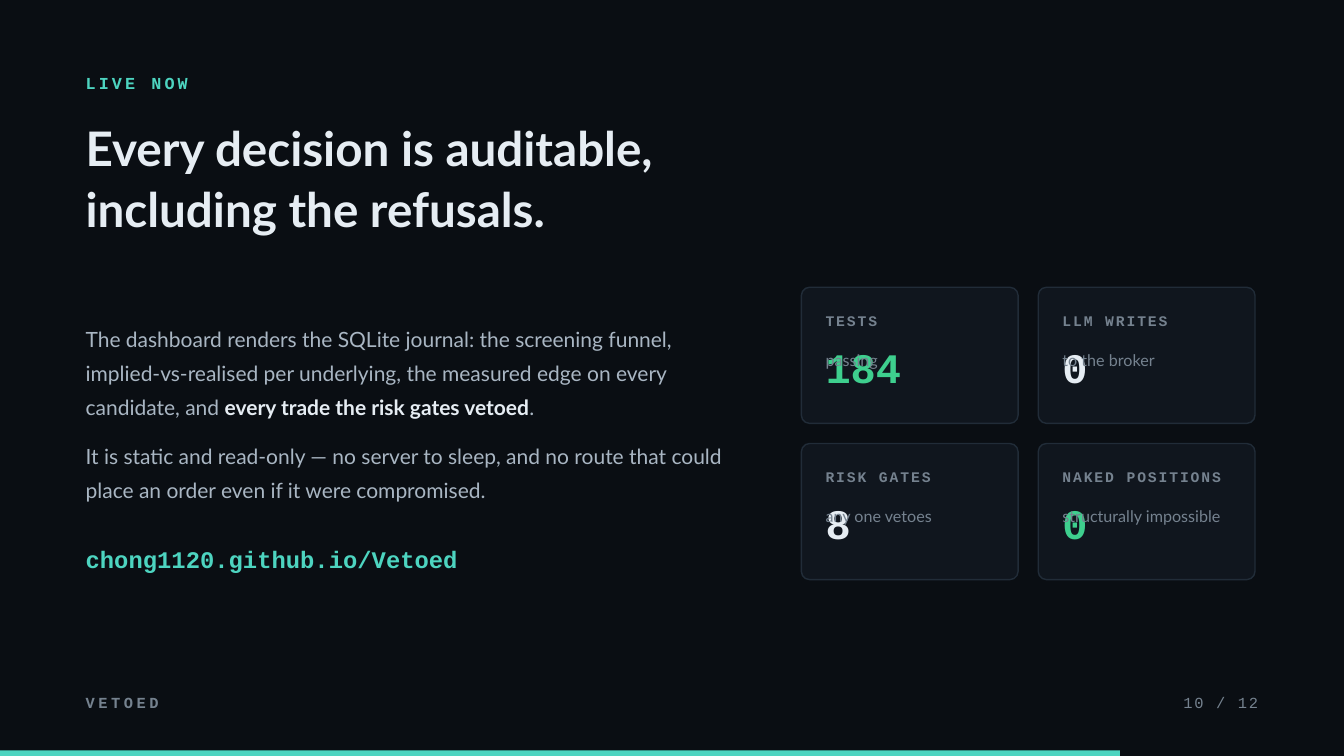
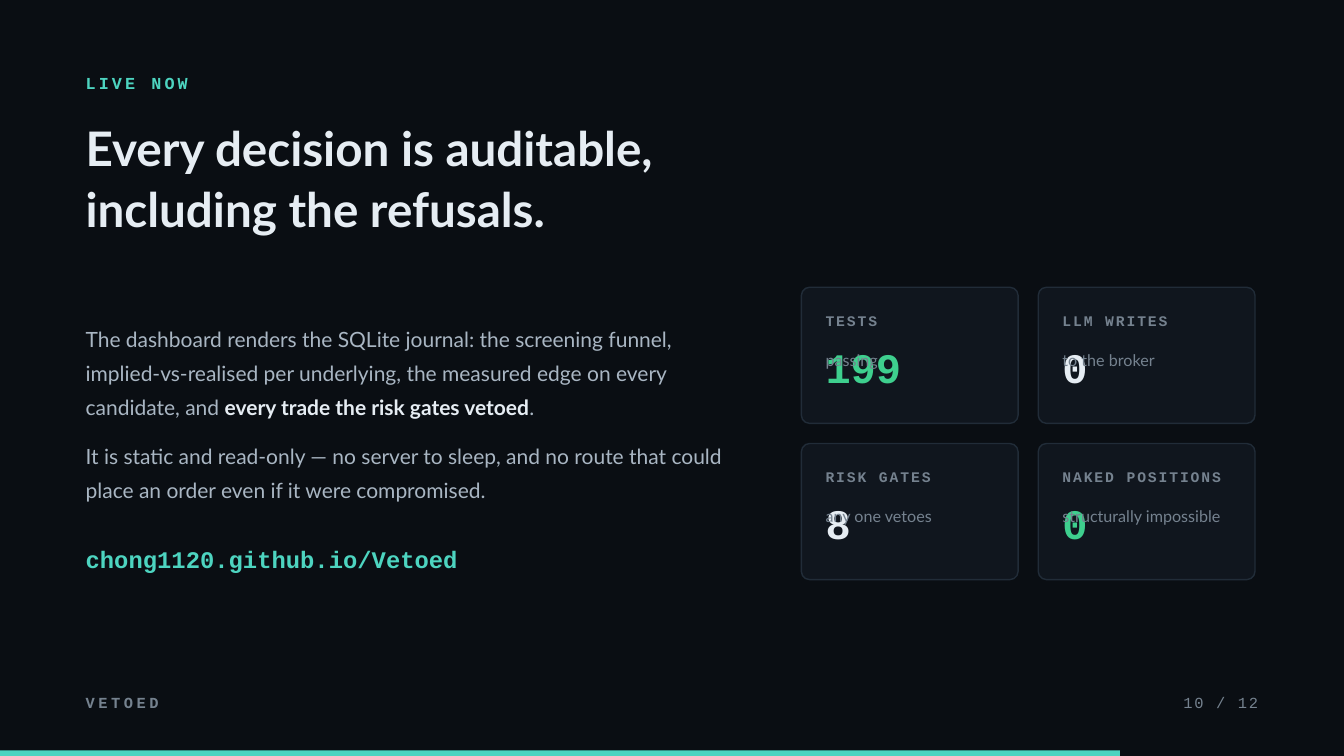
Before and after one commit to Chong1120/Vetoed, a slide deck: slide 10 of Vetoed-deck.pptx. Drawn at 1344x756 pixels with LibreOffice and Linux fonts; fonts in the diff are those of the drawing. Boxes give left, top, right and bottom in pixels: in the first picture for what was removed or moved away, otherwise in the second. Text is boxed around its words. In the diff, an @@ line names an element or a change of style, - is before the commit and + after.

```diff
--- a/Vetoed-deck.pptx
+++ b/Vetoed-deck.pptx
@@ text at [826,354,902,384]: text changed @@
-184
+199
```
Also in this commit, not shown: 2 other slides changed, 5 other files.
